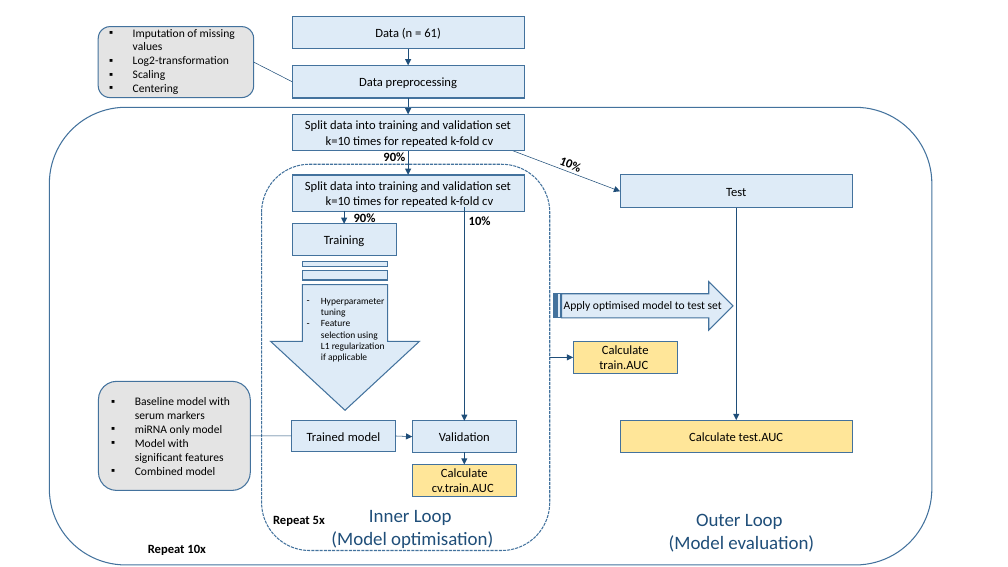
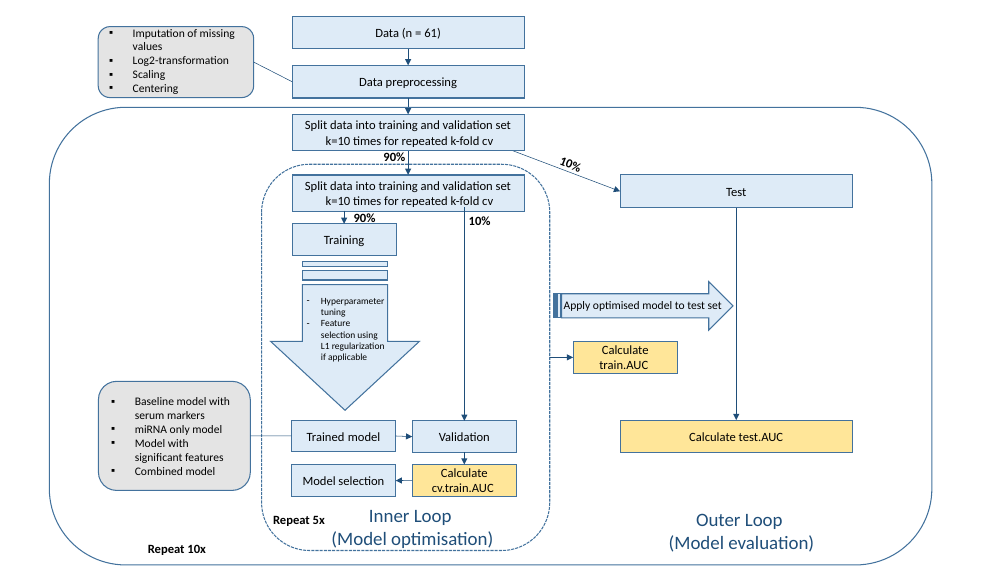
Before and after one commit to MBender1992/MelanomaStudy, a slide deck: slide 1 of Results/Workflow.pptx. Drawn at 1008x567 pixels with LibreOffice and Linux fonts; fonts in the diff are those of the drawing. Boxes give left, top, right and bottom in pixels: in the first picture for what was removed or moved away, otherwise in the second. Text is boxed around its words. In the diff, an @@ line names an element or a change of style, - is before the commit and + after.

```diff
--- a/Results/Workflow.pptx
+++ b/Results/Workflow.pptx
@@ rectangle added at <box>292,465,396,497</box>, fill #DEEBF7, outline #43739E 1 pt, 12 pt, text #000000 @@
+Model selection
@@ arrow added from (412, 480) to (395, 481), #1F4E79 0.5 pt @@
```
Also in this commit, not shown: 1 other file.
